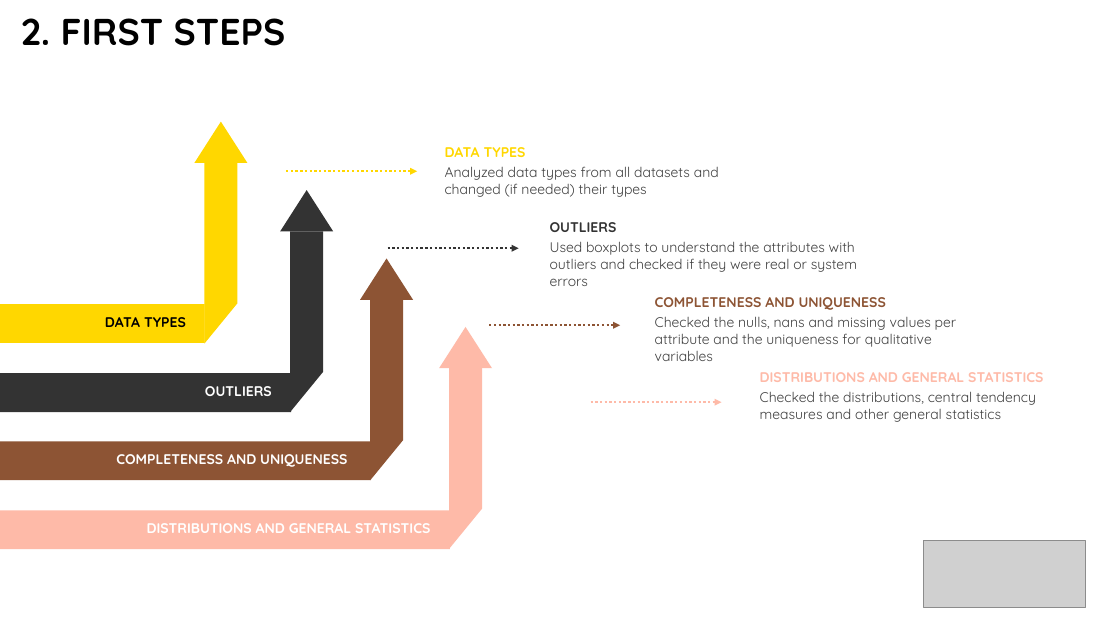
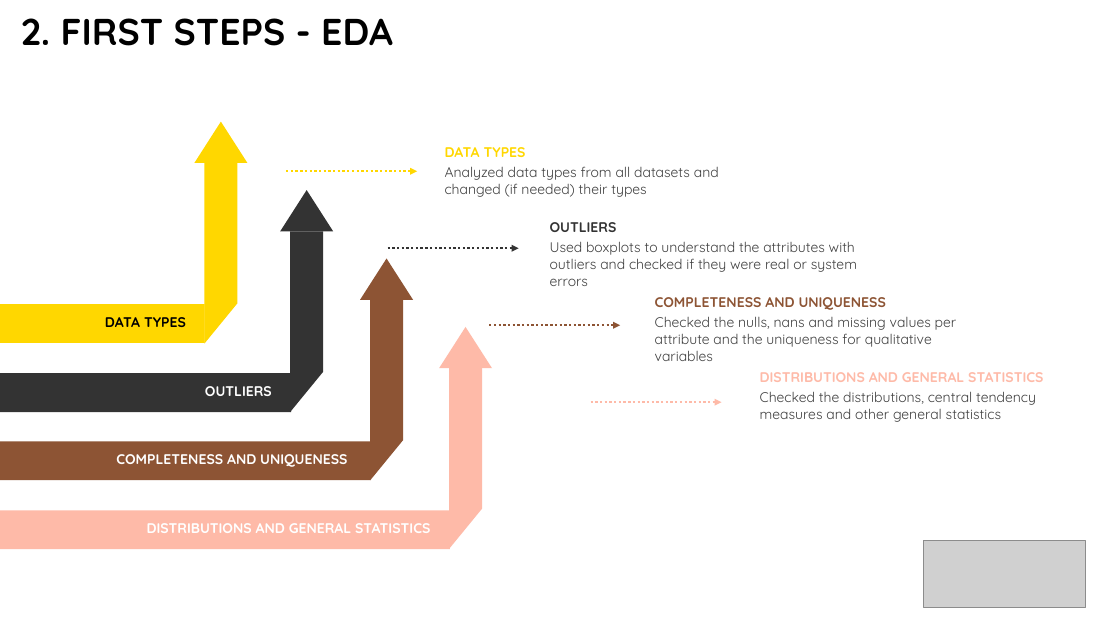
Before and after one commit to bbucalonserra/sales-membership-analysis, a slide deck: slide 8 of presentation.pptx. Drawn at 1120x630 pixels with LibreOffice and Linux fonts; fonts in the diff are those of the drawing; grey boxes stand for pictures. Boxes give left, top, right and bottom in pixels: in the first picture for what was removed or moved away, otherwise in the second. Text is boxed around its words. In the diff, an @@ line names an element or a change of style, - is before the commit and + after.

```diff
--- a/presentation.pptx
+++ b/presentation.pptx
@@ text at <box>21,18,393,46</box>: text changed @@
-2. FIRST STEPS
+2. FIRST STEPS - EDA
```
Also in this commit, not shown: 11 other slides changed, 1 slide added, 2 slides removed.
